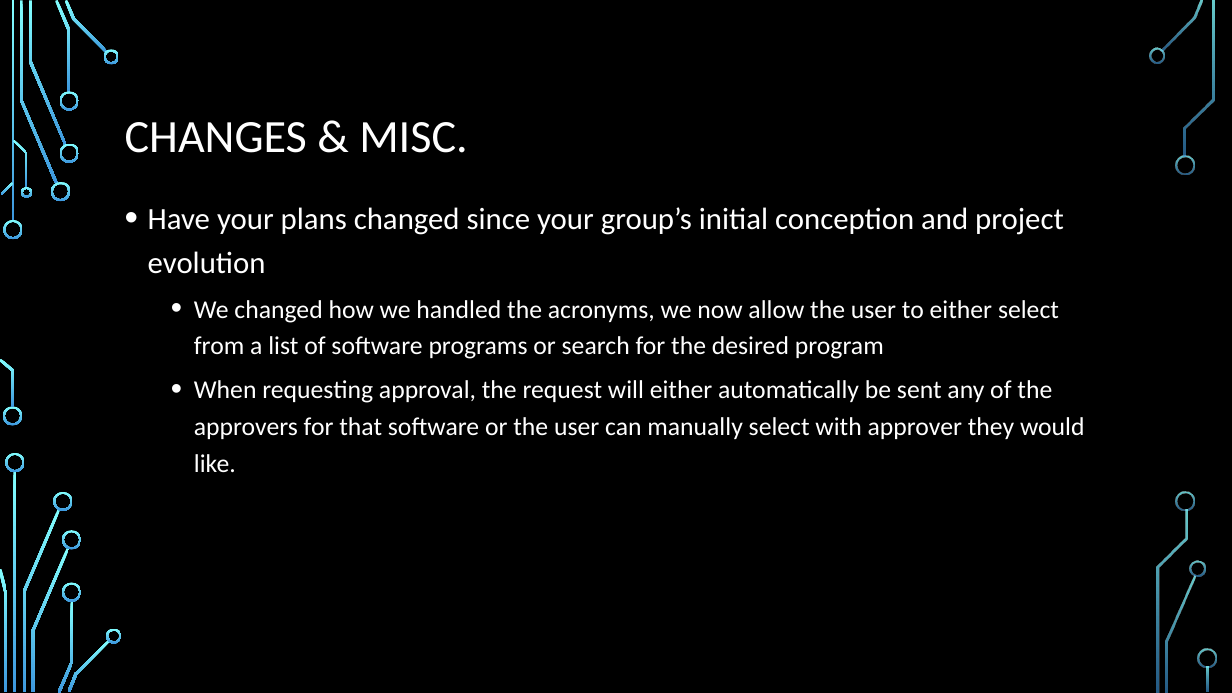
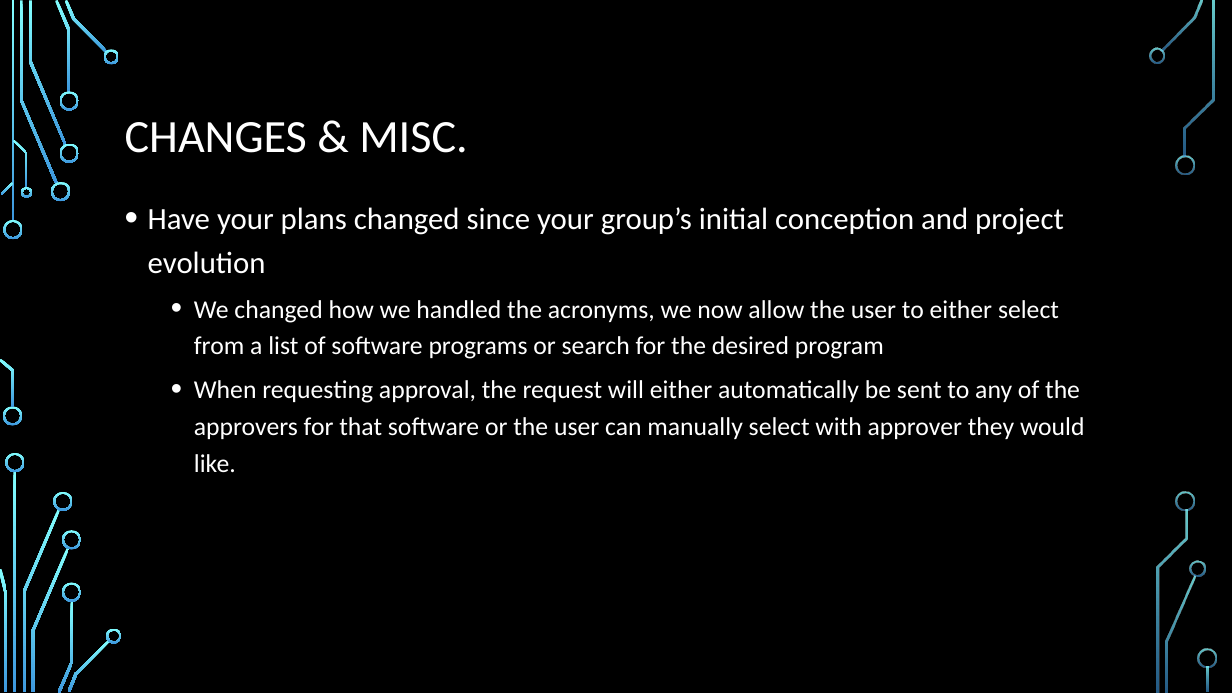
Before and after one commit to ureginastudent/PROJECT, a slide deck: slide 3 of Milestone 3/ENSE 470 Milestone 3.pptx. Drawn at 1232x693 pixels with LibreOffice and Linux fonts; fonts in the diff are those of the drawing; background and template pictures are left out. Boxes give left, top, right and bottom in pixels: in the first picture for what was removed or moved away, otherwise in the second. Text is boxed around its words. In the diff, an @@ line names an element or a change of style, - is before the commit and + after.

Commit message:
Update: corrected missed word

```diff
--- a/Milestone 3/ENSE 470 Milestone 3.pptx
+++ b/Milestone 3/ENSE 470 Milestone 3.pptx
@@ text at <box>194,380,1085,472</box>: text changed @@
-  • When requesting approval, the request will either automatically be sent any of the approvers for that software or the user can manually select with approver they would like.
+  • When requesting approval, the request will either automatically be sent to any of the approvers for that software or the user can manually select with approver they would like.
```
